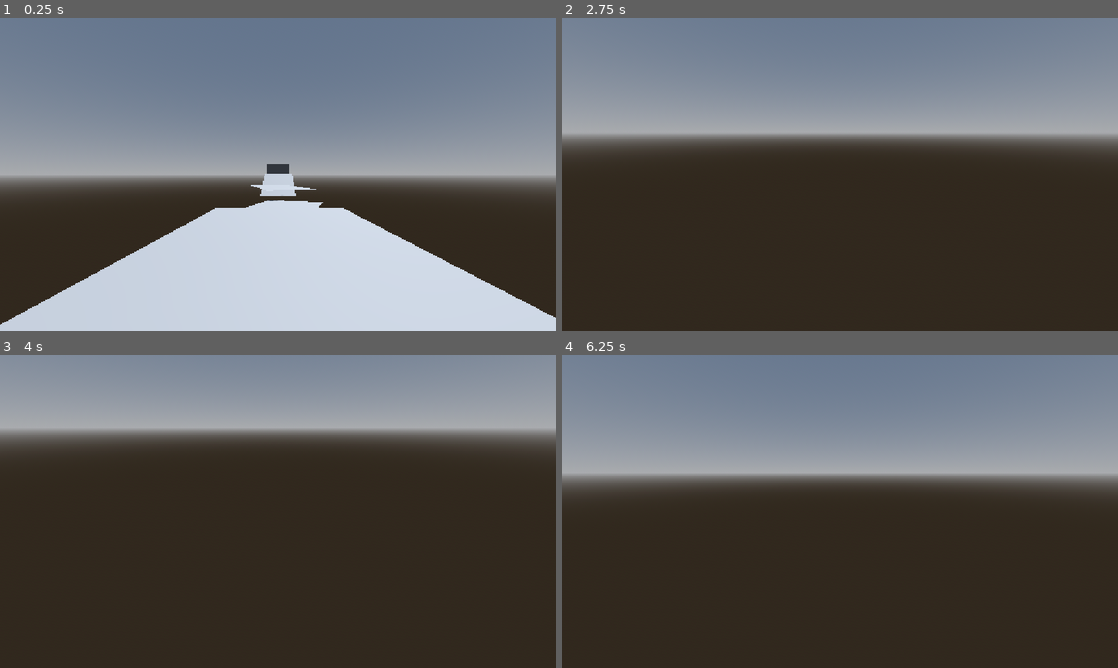
Above: before the commit, frames 1-4 (two rows, left to right).
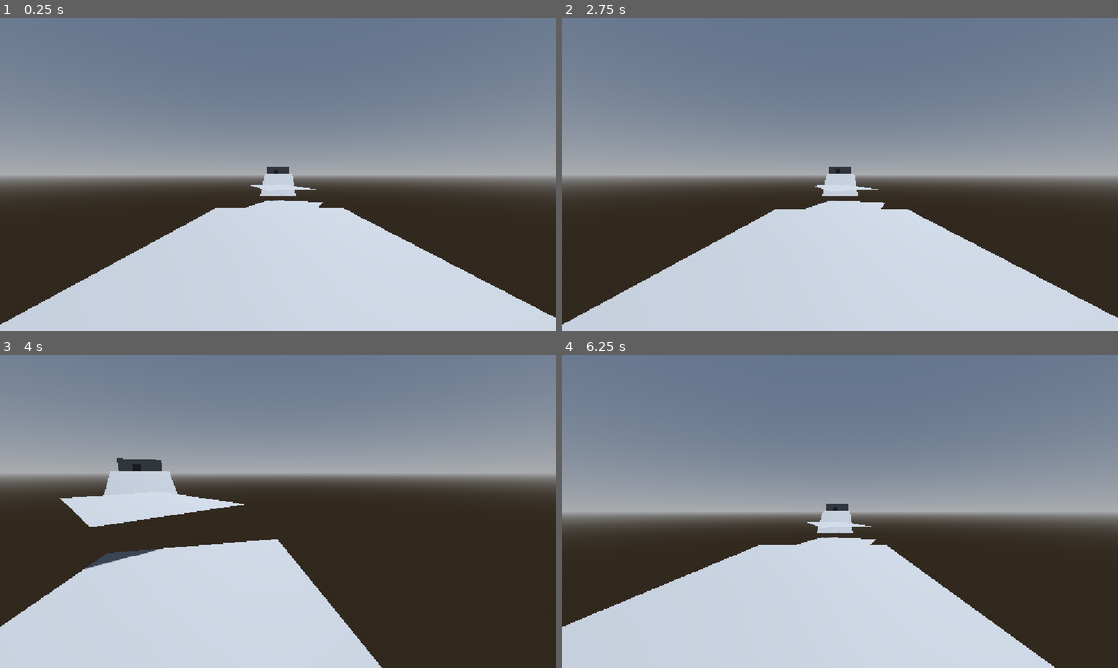
Above: after the commit, the same moments.

Repository: angrypig555/haven-game-2026
Game: Godot game, scene res://scenes/level1.tscn
Same seed, same stepped clock (60 frames per second), same inputs: the game is played once before the commit and once after it. This scene is started directly instead of the project's main scene.
Inputs (mouse positions are in pixels of both pictures, inside the frame that each line leads up to):
- Up to frame 1 (0.25 s): no input
- Up to frame 2 (2.75 s): tap Enter (ui_accept) at 0.5, 0.77, 1.52, 2 s; move the mouse to (962, 158) at 0.52 s; hold D (right_strafe) 0.53-1.28 s; tap Shift (dash) at 0.6, 1.35, 2.1 s; click (962, 158) at 0.67 s; move the mouse to (812, 174) at 1.27 s; hold W (forward) from 1.28 s (still down); move the mouse to (851, 168) at 2.02 s
- Up to frame 3 (4 s): keep holding W (forward); move the mouse to (272, 517) at 2.77 s; tap Shift (dash) at 2.85, 3.6 s; tap Enter (ui_accept) at 3.02, 3.77 s; move the mouse to (316, 514) at 3.52 s
- Up to frame 4 (6.25 s): move the mouse to (795, 508) at 4.27 s; tap Shift (dash) at 4.35, 5.1, 5.85 s; tap Enter (ui_accept) at 4.52, 5, 6.02 s; move the mouse to (845, 511) at 5.02 s; move the mouse to (817, 505) at 5.77 s; release W (forward) at 5.78 s; hold D (right_strafe) from 5.78 s (still down)

The runs differ from the first frame. In frame 1, less than 0.1% of the frame differs, in the area x 48-52%, y 46-50%; in frame 2, 52%, in the area x 0-100%, y 26-100%; in frame 3, 52%; in frame 4, 49%.

Commit message:
add level 1

Diff:
--- /dev/null
+++ b/haven-2026/scenes/box.tscn
@@ -0,0 +1,19 @@
+[gd_scene format=3 uid="uid://pxuus3v22yxr"]
+
+[sub_resource type="BoxMesh" id="BoxMesh_esvqh"]
+
+[sub_resource type="StandardMaterial3D" id="StandardMaterial3D_m7ahb"]
+albedo_color = Color(0.3328807, 0.33288068, 0.33288068, 1)
+
+[sub_resource type="ConvexPolygonShape3D" id="ConvexPolygonShape3D_on5l8"]
+points = PackedVector3Array(-0.5, -0.5, -0.5, 0.5, 0.5, 0.5, 0.5, -0.5, 0.5, 0.5, 0.5, -0.5, -0.5, 0.5, 0.5, 0.5, -0.5, -0.5, -0.5, -0.5, 0.5, -0.5, 0.5, -0.5)
+
+[node name="Box" type="RigidBody3D" unique_id=1108091245]
+mass = 10.0
+
+[node name="MeshInstance3D" type="MeshInstance3D" parent="." unique_id=1183180773]
+mesh = SubResource("BoxMesh_esvqh")
+surface_material_override/0 = SubResource("StandardMaterial3D_m7ahb")
+
+[node name="CollisionShape3D" type="CollisionShape3D" parent="." unique_id=961054608]
+shape = SubResource("ConvexPolygonShape3D_on5l8")
--- a/haven-2026/scenes/level1.tscn
+++ b/haven-2026/scenes/level1.tscn
@@ -1,6 +1,7 @@
 [gd_scene format=3 uid="uid://cf7f5o0e7xjsu"]
 
 [ext_resource type="PackedScene" uid="uid://ceej0xbq7qsqx" path="res://scenes/player.tscn" id="1_g2h75"]
+[ext_resource type="PackedScene" uid="uid://pxuus3v22yxr" path="res://scenes/box.tscn" id="2_wwpf4"]
 
 [sub_resource type="ProceduralSkyMaterial" id="ProceduralSkyMaterial_wwpf4"]
 sky_horizon_color = Color(0.66224277, 0.6717428, 0.6867428, 1)
@@ -23,6 +24,26 @@
 
 [sub_resource type="ConcavePolygonShape3D" id="ConcavePolygonShape3D_g2h75"]
 data = PackedVector3Array(-0.5, 0.5, 0.5, 0.5, 0.5, 0.5, -0.5, -0.5, 0.5, 0.5, 0.5, 0.5, 0.5, -0.5, 0.5, -0.5, -0.5, 0. …(500 unchanged characters)…
+
+[sub_resource type="GDScript" id="GDScript_dwgg1"]
+script/source = "extends Node3D
+@onready var player = get_node(\"../CharacterBody3D\")
+
+# Called when the node enters the scene tree for the first time.
+func _ready() -> void:
+	pass # Replace with function body.
+
+
+# Called every frame. 'delta' is the elapsed time since the previous frame.
+func _process(delta: float) -> void:
+	pass
+
+
+func _on_area_3d_body_shape_entered(body_rid: RID, body: Node3D, body_shape_index: int, local_shape_index: int) -> void:
+	get_tree().reload_current_scene()
+"
+
+[sub_resource type="BoxShape3D" id="BoxShape3D_rb6tl"]
 
 [node name="Level1" type="Node3D" unique_id=695464244]
 
@@ -70,7 +91,7 @@
 shape = SubResource("ConcavePolygonShape3D_ru4tf")
 
 [node name="MeshInstance3D5" type="MeshInstance3D" parent="." unique_id=1444355449]
-transform = Transform3D(2.8278239, 0, 0, 0, 1, 0, 0, 0, 5.1967206, 0, 1.6008937, -47.40208)
+transform = Transform3D(2.8278239, 0, 0, 0, 1, 0, 0, 0, 5.1967206, 0.016187608, 1.5807962, -47.398167)
 mesh = SubResource("PlaneMesh_esvqh")
 
 [node name="StaticBody3D" type="StaticBody3D" parent="MeshInstance3D5" unique_id=869383180]
@@ -78,14 +99,38 @@
 [node name="CollisionShape3D" type="CollisionShape3D" parent="MeshInstance3D5/StaticBody3D" unique_id=1295339974]
 shape = SubResource("ConcavePolygonShape3D_ru4tf")
 
+[node name="MeshInstance3D7" type="MeshInstance3D" parent="." unique_id=1203762219]
+transform = Transform3D(2.8278239, 0, 0, 0, 1, 0, 0, 0, 5.1967206, 0, 3.442284, -58.720863)
+mesh = SubResource("PlaneMesh_esvqh")
+
+[node name="StaticBody3D" type="StaticBody3D" parent="MeshInstance3D7" unique_id=506155758]
+
+[node name="CollisionShape3D" type="CollisionShape3D" parent="MeshInstance3D7/StaticBody3D" unique_id=535013655]
+shape = SubResource("ConcavePolygonShape3D_ru4tf")
+
 [node name="CharacterBody3D" parent="." unique_id=1440422813 instance=ExtResource("1_g2h75")]
 transform = Transform3D(1, 0, 0, 0, 1, 0, 0, 0, 1, -0.06494886, 0.62103945, -0.0651387)
 
 [node name="MeshInstance3D6" type="MeshInstance3D" parent="." unique_id=934642685]
-transform = Transform3D(5.730708, 0, 0, 0, 2.690867, 0, 0, 0, 1, 0, 2.813955, -53.105373)
+transform = Transform3D(5.730708, 0, 0, 0, 2.690867, 0, 0, 0, 1, 0, 2.1152995, -53.105373)
 mesh = SubResource("BoxMesh_esvqh")
 
 [node name="StaticBody3D" type="StaticBody3D" parent="MeshInstance3D6" unique_id=2042806723]
 
 [node name="CollisionShape3D" type="CollisionShape3D" parent="MeshInstance3D6/StaticBody3D" unique_id=2085041130]
 shape = SubResource("ConcavePolygonShape3D_g2h75")
+
+[node name="Box" parent="." unique_id=1108091245 instance=ExtResource("2_wwpf4")]
+transform = Transform3D(1, 0, 0, 0, 1, 0, 0, 0, 1, -0.5237839, 2.3501768, -51.034336)
+
+[node name="oobhandler" type="Node3D" parent="." unique_id=601765900]
+transform = Transform3D(1, 0, 0, 0, 1, 0, 0, 0, 1, 0, -7.692173, -23.666458)
+script = SubResource("GDScript_dwgg1")
+
+[node name="Area3D" type="Area3D" parent="oobhandler" unique_id=703490071]
+
+[node name="CollisionShape3D" type="CollisionShape3D" parent="oobhandler/Area3D" unique_id=298664083]
+transform = Transform3D(51.843594, 0, 0, 0, 1, 0, 0, 0, 159.42442, 0, -5.292231, 0)
+shape = SubResource("BoxShape3D_rb6tl")
+
+[connection signal="body_shape_entered" from="oobhandler/Area3D" to="oobhandler" method="_on_area_3d_body_shape_entered"]
--- a/haven-2026/scenes/main.tscn
+++ b/haven-2026/scenes/main.tscn
@@ -2,6 +2,7 @@
 
 [ext_resource type="Script" uid="uid://7hgx141oqa4l" path="res://scripts/oobhandler.gd" id="1_0wfyh"]
 [ext_resource type="PackedScene" uid="uid://ceej0xbq7qsqx" path="res://scenes/player.tscn" id="1_o5qli"]
+[ext_resource type="PackedScene" uid="uid://pxuus3v22yxr" path="res://scenes/box.tscn" id="3_sugp2"]
 
 [sub_resource type="BoxShape3D" id="BoxShape3D_rb6tl"]
 
@@ -129,6 +130,10 @@
 transform = Transform3D(0.99999803, 0, 0.0019401014, 0, 1, 0, -0.0019401014, 0, 0.99999803, -0.5505781, 1.6182942, -14.812931)
 text = "Jump, then press shift midair to dash"
 
+[node name="Label3D7" type="Label3D" parent="Tutorial label" unique_id=973055449]
+transform = Transform3D(0.99999803, 0, 0.0019401014, 0, 1, 0, -0.0019401014, 0, 0.99999803, -2.82971, 1.3363063, -9.152144)
+text = "Grey objects can be pushed"
+
 [node name="Label3D6" type="Label3D" parent="Tutorial label" unique_id=322230940]
 transform = Transform3D(0.8965944, 0, 0.44285265, 0, 1, 0, -0.44285265, 0, 0.8965944, -2.1731372, 0.65605116, -33.323402)
 text = "Step on the blue square to go to the next level"
@@ -154,5 +159,8 @@
 transform = Transform3D(0.99999976, 0, 0, 0, 6.8407617, 0, 0, 0, 0.9999996, 0, 6.591281, 0)
 shape = SubResource("BoxShape3D_esvqh")
 
+[node name="Box" parent="." unique_id=1108091245 instance=ExtResource("3_sugp2")]
+transform = Transform3D(1, 0, 0, 0, 1, 0, 0, 0, 1, -2.8584948, 0.07474494, -9.380767)
+
 [connection signal="body_shape_entered" from="oobhandler/Area3D" to="oobhandler" method="_on_area_3d_body_shape_entered"]
 [connection signal="body_shape_entered" from="NextLevel/Area3D" to="NextLevel" method="_on_area_3d_body_shape_entered"]
--- a/haven-2026/scripts/player.gd
+++ b/haven-2026/scripts/player.gd
@@ -4,6 +4,7 @@
 const SPEED_ORIGINAL = 5.0
 var SPEED = 5.0
 const JUMP_VELOCITY = 4.5
+@export var push_force = 10
 
 @onready var Neck = $Neck
 @onready var Dash = $DashTimer
@@ -57,6 +58,12 @@
 		velocity.x = move_toward(velocity.x, 0, SPEED)
 		velocity.z = move_toward(velocity.z, 0, SPEED)
 
+	# deal with moving rigidbodies
+	for i in get_slide_collision_count():
+		var c = get_slide_collision(i)
+		if c.get_collider() is RigidBody3D:
+			c.get_collider().apply_central_impulse(-c.get_normal() * push_force)
+
 	move_and_slide()
 
 
